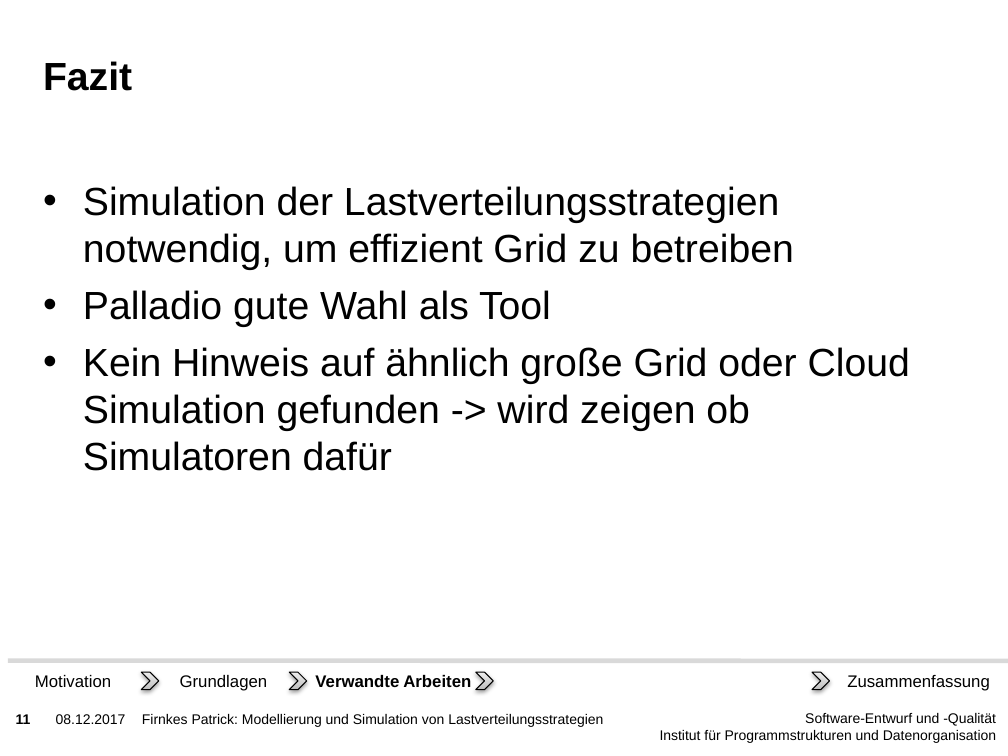
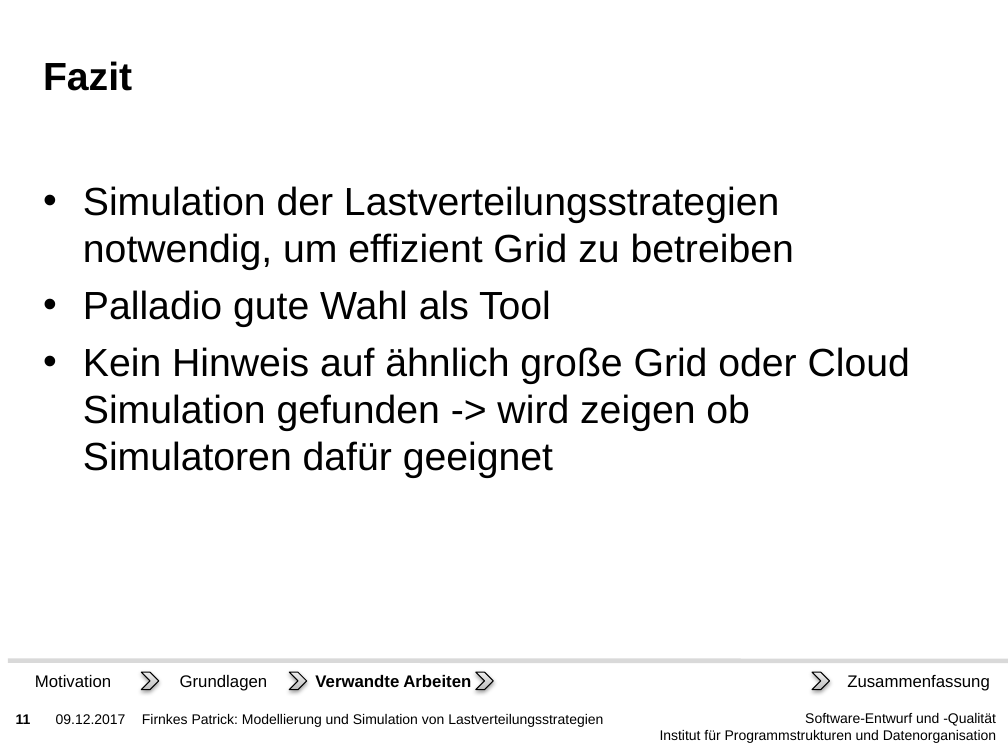
Before and after one commit to PatFirn/wlcg-loadbalancing, a slide deck: slide 11 of presentations/state-of-the-art.pptx. Drawn at 1008x756 pixels with LibreOffice and Linux fonts; fonts in the diff are those of the drawing; background and template pictures are left out. Boxes give left, top, right and bottom in pixels: in the first picture for what was removed or moved away, otherwise in the second. Text is boxed around its words. In the diff, an @@ line names an element or a change of style, - is before the commit and + after.

```diff
--- a/presentations/state-of-the-art.pptx
+++ b/presentations/state-of-the-art.pptx
@@ text at box(83, 347, 910, 478): text changed @@
-• Kein Hinweis auf ähnlich große Grid oder Cloud Simulation gefunden -> wird zeigen ob Simulatoren dafür
+• Kein Hinweis auf ähnlich große Grid oder Cloud Simulation gefunden -> wird zeigen ob Simulatoren dafür geeignet
@@ text at box(56, 714, 126, 724): text changed @@
-08.12.2017
+09.12.2017
```
Also in this commit, not shown: 17 other slides changed, 2 other files.
